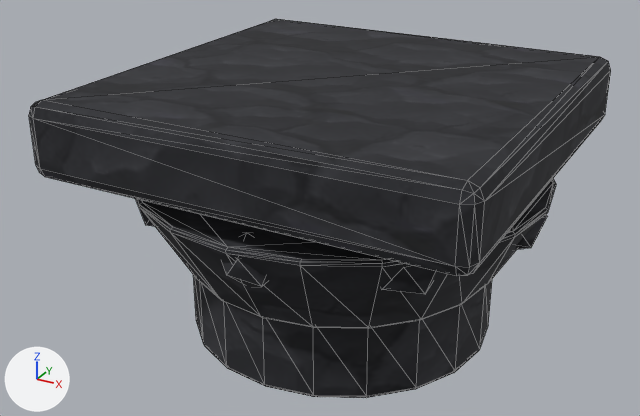
What one commit did to the glTF model assets/models/build/column_capital__basalt.glb.
Before and after are seen from a 50 mm lens placed at (0.725, -1.41, 0.931), pointed at (-0.037, -0.026, 0.239). Lighting does not change. The marker at lower left points along +X, +Y and +Z. The first picture is the older version. Mesh edges are drawn as thin lines. Vertices at exactly the same position are counted once.

Objects in the first picture: 'model'.
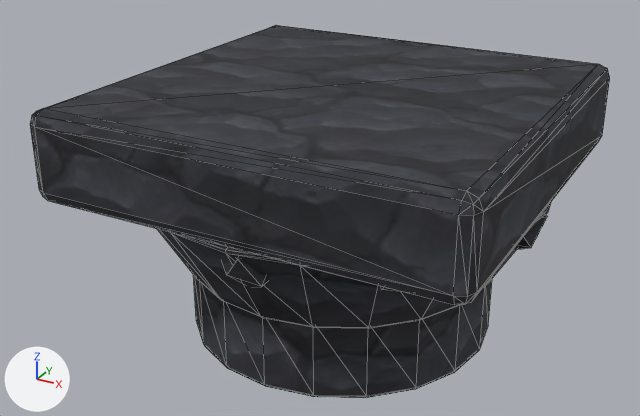
The change, as a diff of the scene's bpy script:
```diff
--- a/assets/models/build/column_capital__basalt.glb.py
+++ b/assets/models/build/column_capital__basalt.glb.py
@@ img_basalt_c @@
+img_basalt_c = load_image('basalt_c', '_unpacked/basalt_c', 256, 256, 'sRGB')
@@ mat_basalt_c @@
+mat_basalt_c = principled_material('basalt_c')
+mat_basalt_c.texture = img_basalt_c
+mat_basalt_c.roughness = 0.9
@@ me_cube @@
 # used by ob_model
-me_cube.from_pydata(...)  # 392 vertices, 740 faces; spans x -0.4..0.4, y -0.4..0.4, z 0.0..0.5
+me_cube.from_pydata(...)  # 392 vertices, 740 faces; spans x -0.4..0.4, y -0.4..0.4, z 0.0..0.485
+# me_cube part 1: all 28 vertices in x -0.4..0.4, y -0.4..0.4, z 0.36..0.385 are moved by (0.0, 0.0, -0.045)
+# me_cube part 2: all 28 vertices in x -0.4..0.4, y -0.4..0.4, z 0.475..0.5 are moved by (0.0, 0.0, -0.015)
+# me_cube part 3: 580 of the faces centred in x -0.4..0.4, y -0.4..0.4, z 0.0..0.5 switch from mat_basalt_b (picture img_basalt_b) to mat_basalt_c (picture img_basalt_c)
+# me_cube part 4: texture (UV) coordinates of 740 of 740 faces, centred in x -0.4..0.4, y -0.4..0.4, z 0.0..0.5, changed; they spanned u 0.49..1.67, v 0.23..1.82 and now span u 0.12..1.36, v 0.15..1.52
```

Location of each change, (x1, y1, x2, y2) in pixels of the pictures (640 x 416 px; the box of a moved part takes in the faces that stretch with it):
'model', reshaped
    before: (29, 19, 611, 398)
    after: (30, 25, 610, 398)
part 1 of me_cube, moved or reshaped
    before: (36, 117, 603, 276)
    after: (40, 137, 601, 305)
part 2 of me_cube, moved or reshaped
    before: (29, 19, 611, 267)
    after: (30, 25, 610, 297)
part 3 of me_cube, edited (looks the same)
    both: (30, 78, 610, 398)
part 4 of me_cube, surface changed
    both: (30, 25, 610, 395)
